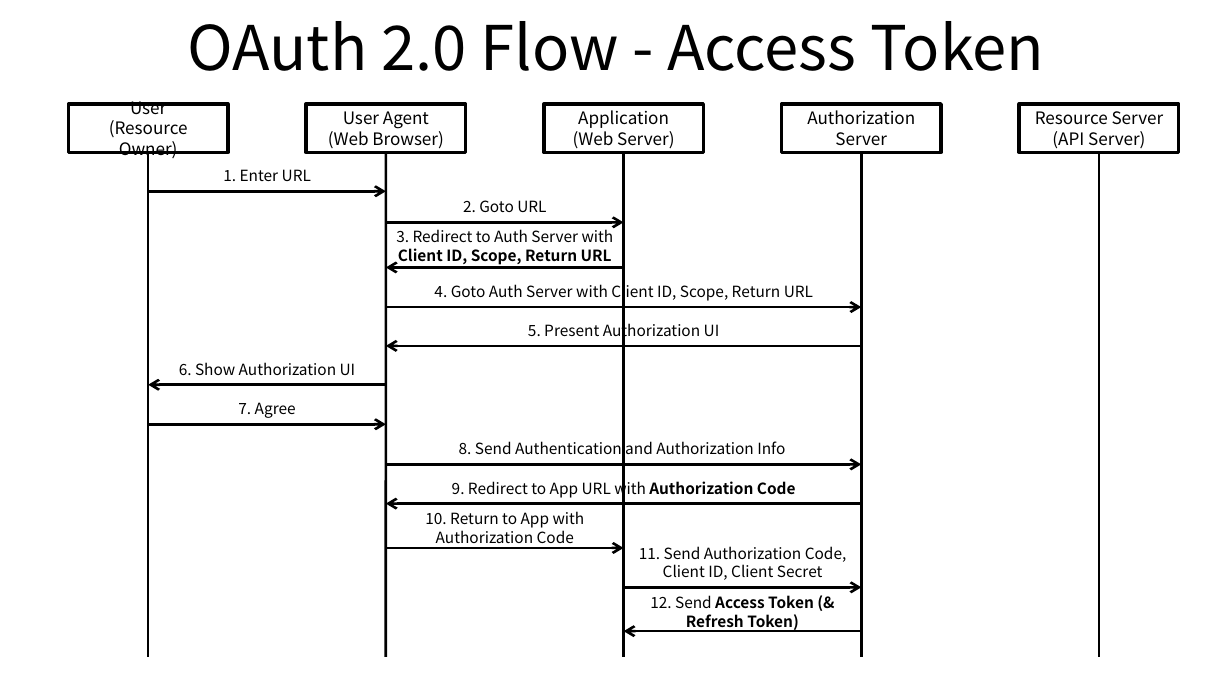
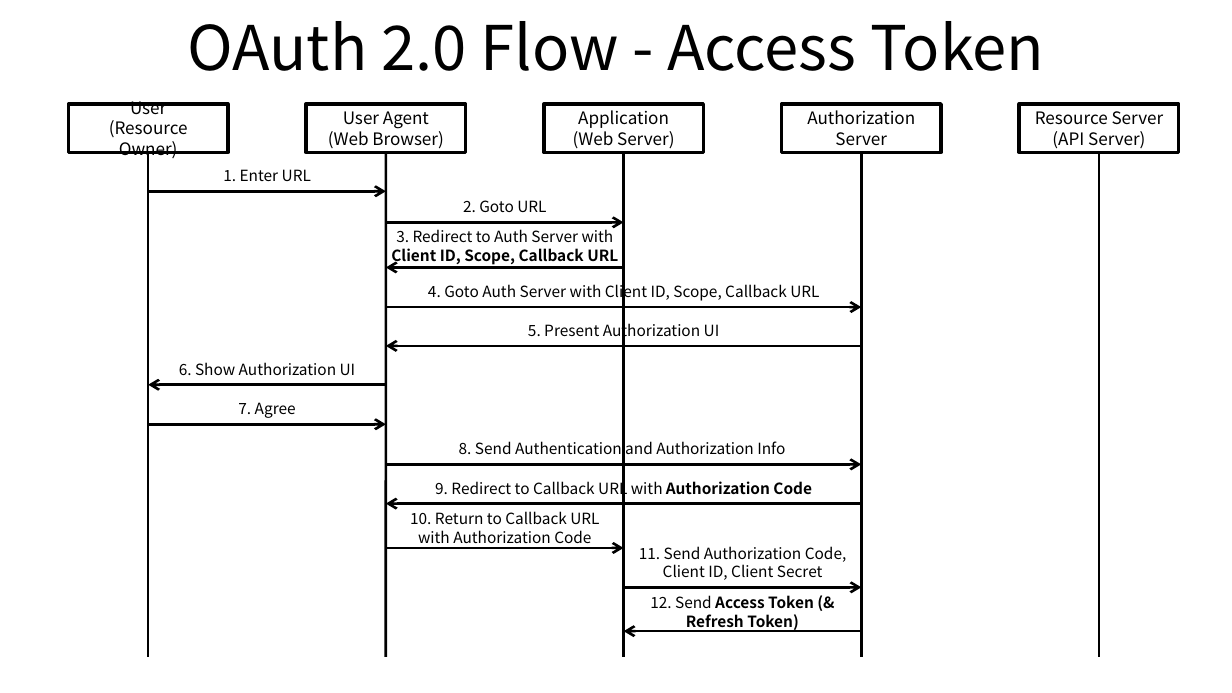
Before and after one commit to ssup2/blog-old, a slide deck: slide 3 of images/theory_analysis/OAuth_2.0/OAuth_2.0.pptx. Drawn at 1232x693 pixels with LibreOffice and Linux fonts; fonts in the diff are those of the drawing. Boxes give left, top, right and bottom in pixels: in the first picture for what was removed or moved away, otherwise in the second. Text is boxed around its words. In the diff, an @@ line names an element or a change of style, - is before the commit and + after.

```diff
--- a/images/theory_analysis/OAuth_2.0/OAuth_2.0.pptx
+++ b/images/theory_analysis/OAuth_2.0/OAuth_2.0.pptx
@@ text at (391, 227, 618, 266): text changed @@
-3. Redirect to Auth Server with Client ID, Scope, Return URL
+3. Redirect to Auth Server with Client ID, Scope, Callback URL
@@ text at (428, 282, 819, 302): text changed @@
-4. Goto Auth Server with Client ID, Scope, Return URL
+4. Goto Auth Server with Client ID, Scope, Callback URL
@@ text at (435, 478, 812, 498): text changed @@
-9. Redirect to App URL with Authorization Code
+9. Redirect to Callback URL with Authorization Code
@@ text at (410, 511, 599, 543): text changed @@
-10. Return to App with Authorization Code
+10. Return to Callback URL with Authorization Code
```
Also in this commit, not shown: 6 other files.
